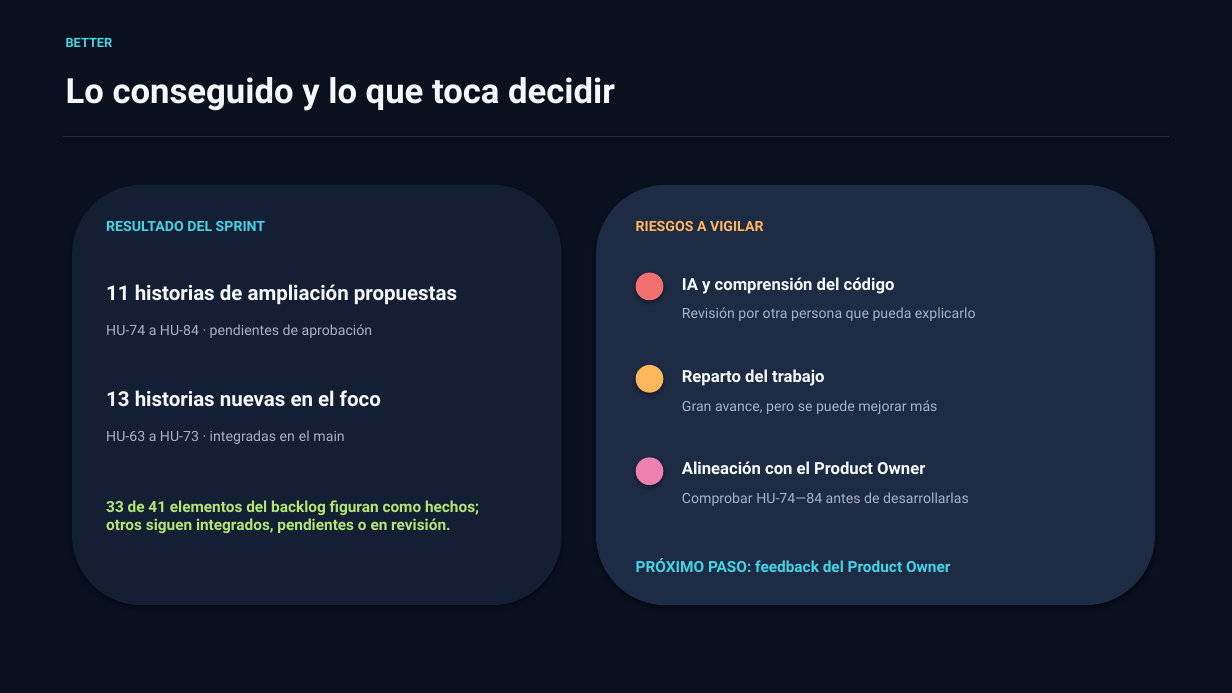
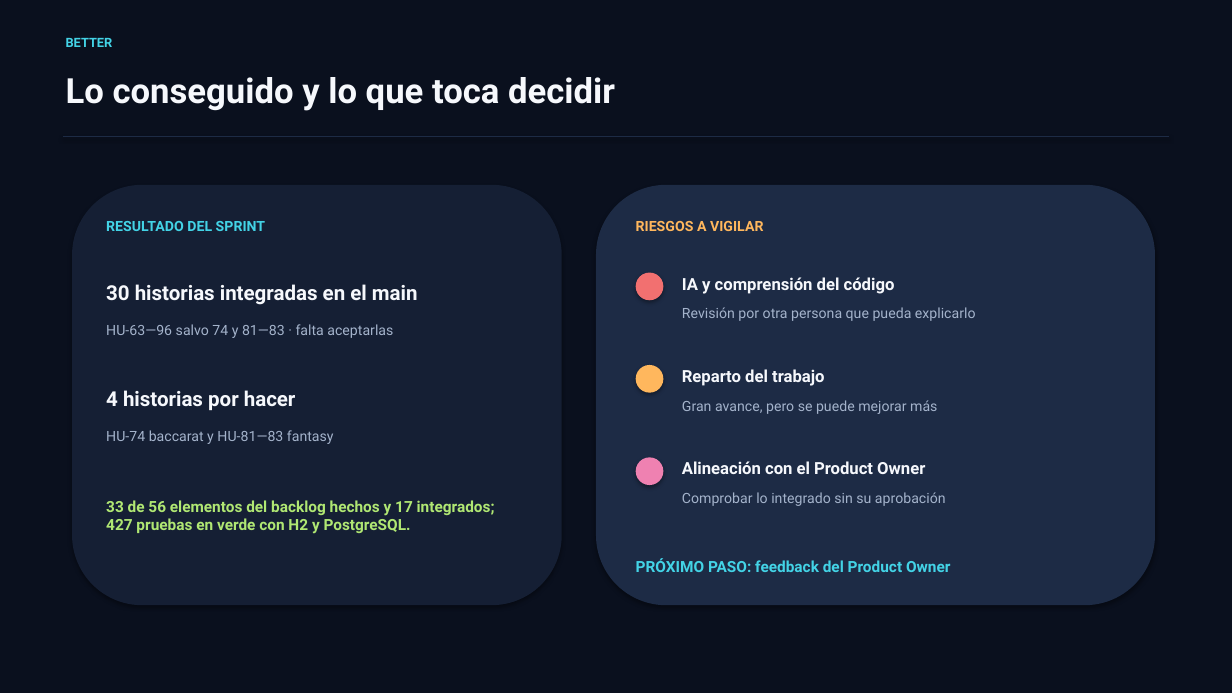
Before and after one commit to riverri/IS1, a slide deck: slide 6 of docs/presentaciones/presentacion4.pptx (slide 5 before the commit). Drawn at 1232x693 pixels with LibreOffice and Linux fonts; fonts in the diff are those of the drawing. Boxes give left, top, right and bottom in pixels: in the first picture for what was removed or moved away, otherwise in the second. Text is boxed around its words. In the diff, an @@ line names an element or a change of style, - is before the commit and + after.

```diff
--- a/docs/presentaciones/presentacion4.pptx
+++ b/docs/presentaciones/presentacion4.pptx
@@ text at <box>106,284,418,305</box>: text changed @@
-11 historias de ampliación propuestas
+30 historias integradas en el main
@@ text at <box>106,324,393,338</box>: text changed @@
-HU-74 a HU-84 · pendientes de aprobación
+HU-63—96 salvo 74 y 81—83 · falta aceptarlas
@@ text at <box>106,390,296,410</box>: text changed @@
-13 historias nuevas en el foco
+4 historias por hacer
@@ text at <box>106,430,334,444</box>: text changed @@
-HU-63 a HU-73 · integradas en el main
+HU-74 baccarat y HU-81—83 fantasy
@@ text at <box>106,500,495,534</box>: text changed @@
-33 de 41 elementos del backlog figuran como hechos; otros siguen integrados, pendientes o en revisión.
+33 de 56 elementos del backlog hechos y 17 integrados; 427 pruebas en verde con H2 y PostgreSQL.
@@ text at <box>682,492,946,506</box>: text changed @@
-Comprobar HU-74—84 antes de desarrollarlas
+Comprobar lo integrado sin su aprobación
```
Also in this commit, not shown: 2 other slides changed, 1 slide added, 3 other files.
